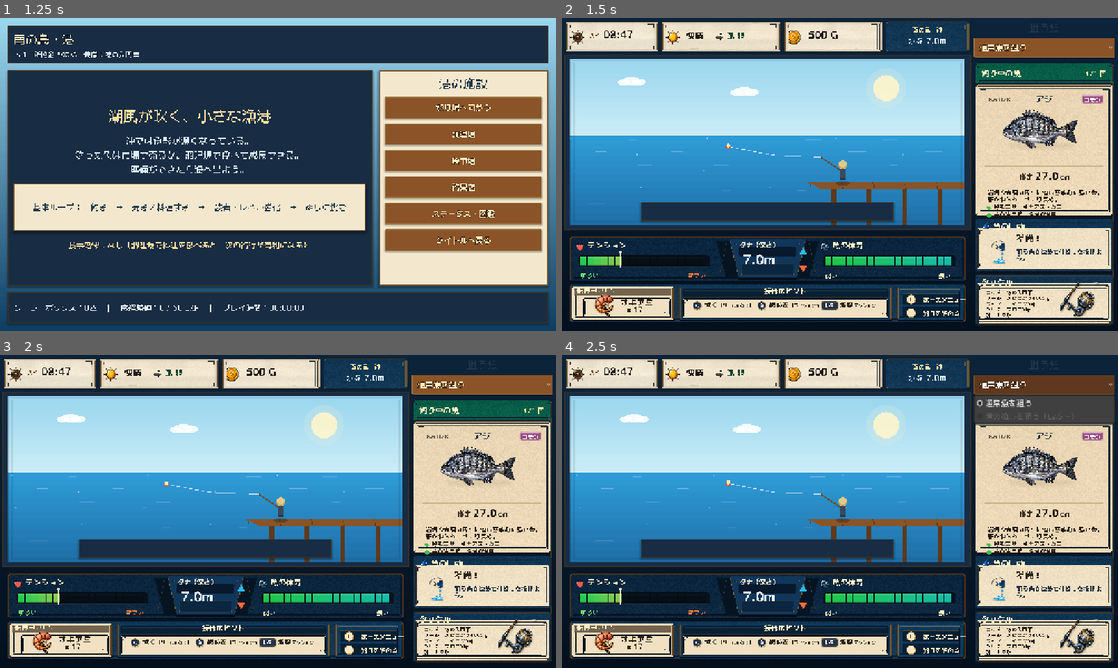
Above: before the commit, frames 1-4 (two rows, left to right).
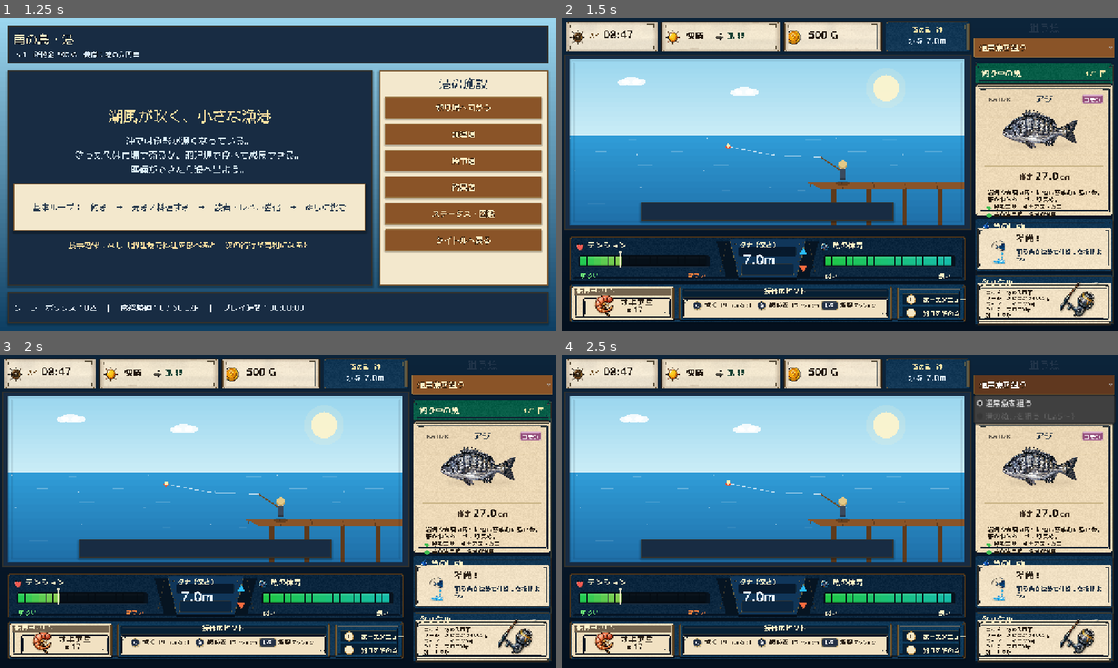
Above: after the commit, the same moments.

Repository: RYUKOU-OKUMURA/tsuri_quest_umi_mvp
Game: Godot game, scene res://scenes/main.tscn
Two runs of this game, one before a commit and one after it. Both use one fixed random seed, a clock stepped at 60 frames per second and the inputs below.
Inputs:
- Up to frame 1 (1.25 s): click "ゲームを始める" at 0.5 s
- Up to frame 2 (1.5 s): click "釣り場へ向かう" at 1.25 s
- Up to frame 3 (2 s): no input
- Up to frame 4 (2.5 s): click "通常魚を狙う" at 2 s

Frame 1 is identical in both runs. In frame 2, 0.2% of the frame differs, in the area x 0-58%, y 1-11%; in frame 3, 0.2%; in frame 4, 0.2%.

Commit message:
Tune underwater fight hero fish presence

Diff:
--- a/src/ui/components/underwater_view.gd
+++ b/src/ui/components/underwater_view.gd
@@ -11,7 +11,7 @@
 const SHOWCASE_HIT_BADGE_FULL_PATH := "res://assets/showcase/underwater/hit_badge_full.png"
 const SHOWCASE_LURE_PATH := "res://assets/showcase/underwater/fight_lure.png"
 const SHOWCASE_FISH_FRAME_COUNT := 4
-const SHOWCASE_FISH_CENTER_OFFSET := Vector2(-0.045, -0.004)
+const SHOWCASE_FISH_CENTER_OFFSET := Vector2(-0.058, 0.006)
 const HIT_BURST_CENTER_RATIO := Vector2(0.49, 0.80)
 
 var simulator: FishingSimulator
@@ -539,7 +539,7 @@
 	var src := Rect2(frame_w * float(frame_index), 0.0, frame_w, frame_h)
 	var dst := Rect2(-draw_size * 0.5, draw_size)
 
-	_draw_ellipse(center + Vector2(0.0, draw_size.y * 0.33), draw_size.x * 0.24, draw_size.y * 0.050, Color(0.0, 0.0, 0.0, 0.052), 28)
+	_draw_ellipse(center + Vector2(0.0, draw_size.y * 0.34), draw_size.x * 0.26, draw_size.y * 0.055, Color(0.0, 0.0, 0.0, 0.058), 28)
 
 	draw_set_transform(Juicer.get_offset() + center, 0.0, Vector2(direction, 1.0))
 	draw_texture_rect_region(_showcase_fish_sheet, dst, src, Color.WHITE)
@@ -567,7 +567,7 @@
 	elif effective_scale < 0.0:
 		effective_scale = boss_ratio
 	var stamina_scale := clampf(effective_scale / boss_ratio, 0.90, 1.06)
-	var target_width_ratio := 0.515
+	var target_width_ratio := 0.525
 	var draw_width := size.x * target_width_ratio * stamina_scale
 	return Vector2(draw_width, draw_width * frame_h / frame_w)
 
Binary file changed: assets/showcase/underwater/top_status_frame.png
Not shown, changed: design-qa.md
Not shown, changed: docs/11_underwater_fight_showcase.md
Not shown, changed: tools/build_fight_full_static_compare.py
Not shown, changed: tools/generate_underwater_ui_frame_assets.py
